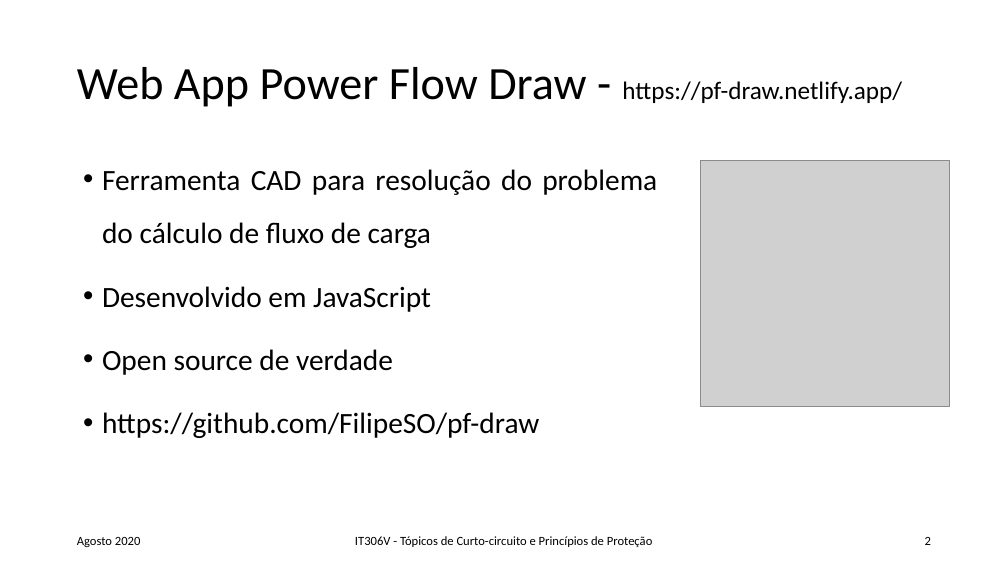
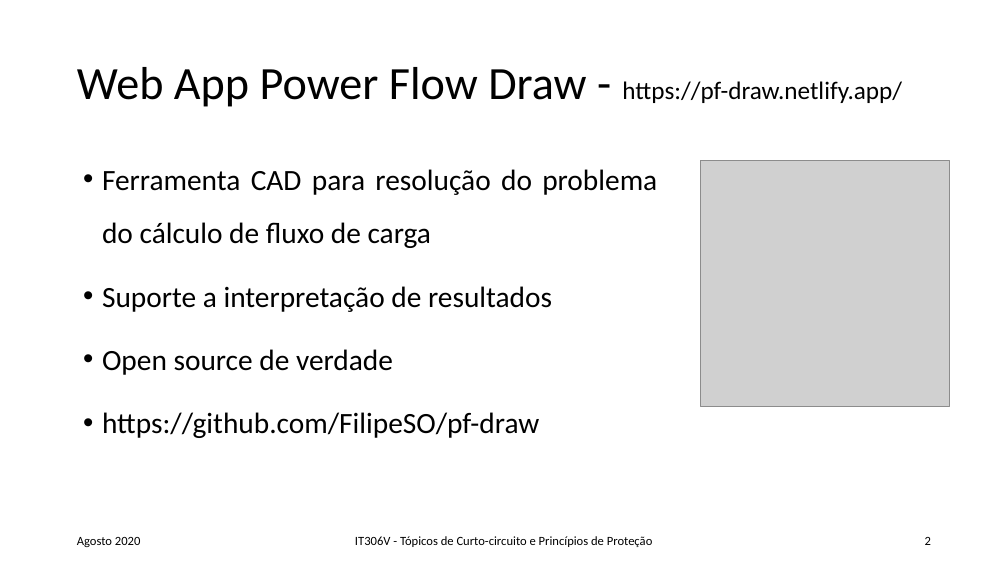
Before and after one commit to FilipeSO/pf-draw, a slide deck: slide 2 of public/ppt/RA149175_FSO_Rel_slides_rev1.pptx. Drawn at 1008x567 pixels with LibreOffice and Linux fonts; fonts in the diff are those of the drawing; grey boxes stand for pictures. Boxes give left, top, right and bottom in pixels: in the first picture for what was removed or moved away, otherwise in the second. Text is boxed around its words. In the diff, an @@ line names an element or a change of style, - is before the commit and + after.

```diff
--- a/public/ppt/RA149175_FSO_Rel_slides_rev1.pptx
+++ b/public/ppt/RA149175_FSO_Rel_slides_rev1.pptx
@@ text at [102, 286, 552, 312]: text changed @@
-• Desenvolvido em JavaScript
+• Suporte a interpretação de resultados
```
Also in this commit, not shown: 1 other slide changed, 8 slides added, 4 other files.
